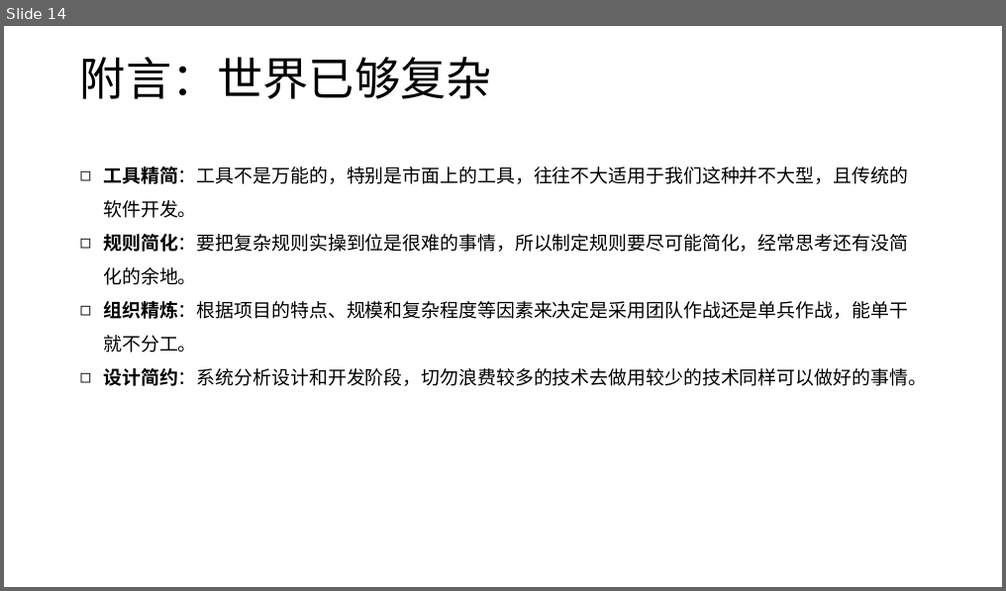
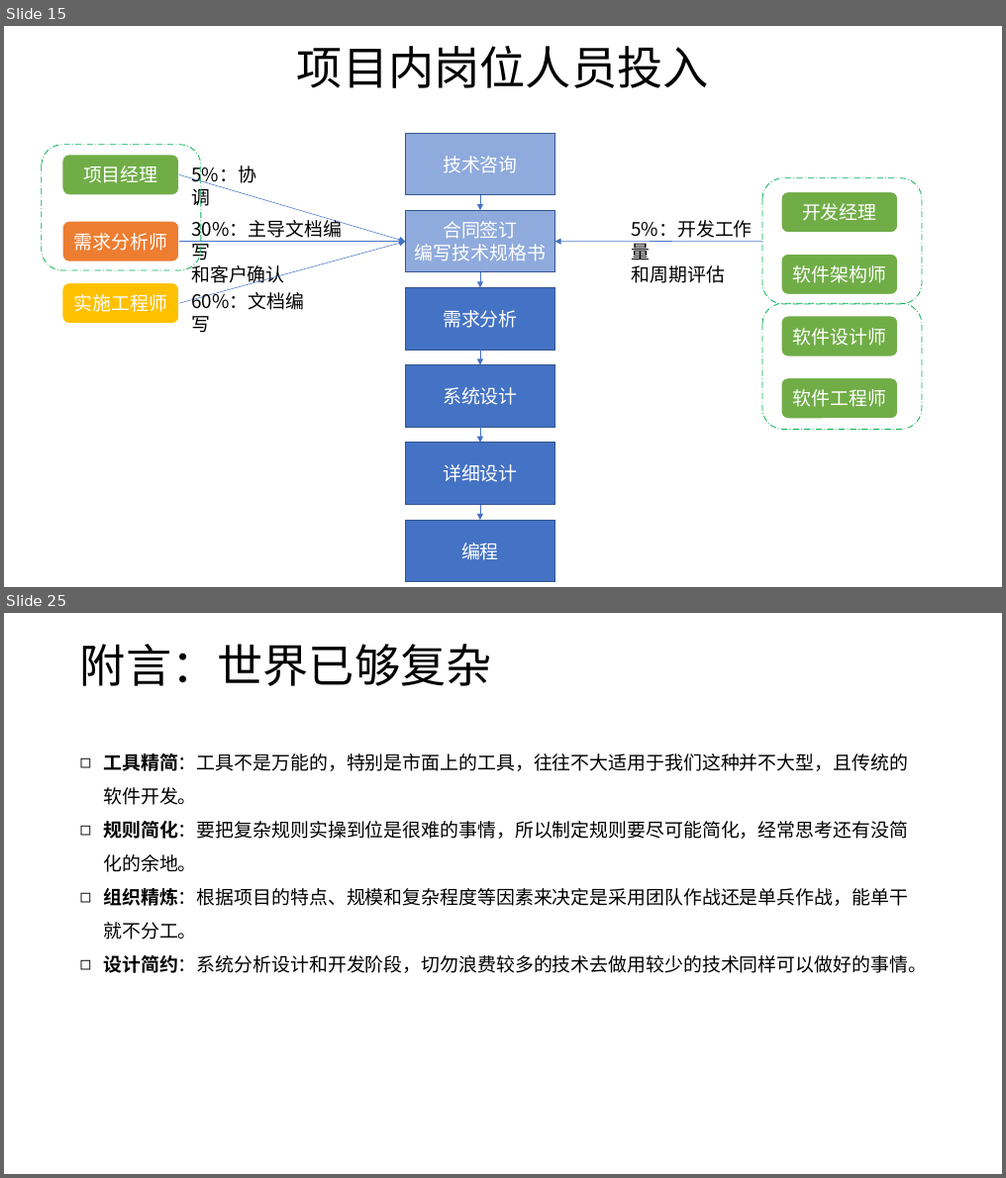
Before and after one commit to phenixiii/software-engineering-technology, a slide deck: ISO/作业指导书/00软件实现和服务提供作业指导书.pptx. Shown one above the other, each under a label of ours: slide 14 before the commit, slides 15 and 25 after it; the slides between them are not shown. The pictures are 1006x591 and 1006x1178 pixels, drawn with LibreOffice and Linux fonts; fonts in the diff are those of the drawing. Boxes give left, top, right and bottom in pixels: in the first picture for what was removed or moved away, otherwise in the second. Text is boxed around its words. In the diff, an @@ line names an element or a change of style, - is before the commit and + after.

```diff
--- a/ISO/作业指导书/00软件实现和服务提供作业指导书.pptx
+++ b/ISO/作业指导书/00软件实现和服务提供作业指导书.pptx
@@ slide 15 added at [4, 26, 1002, 587], background #FFFFFF @@
@@ title added at [297, 46, 709, 88], 44 pt, text #000000 @@
+项目内岗位人员投入
@@ rounded rectangle added at [42, 144, 201, 271], outline #00B050 0.75 pt dashed @@
@@ rectangle added at [405, 133, 555, 195], fill #8FAADC, outline #325491 1 pt, 18 pt, text #FFFFFF @@
+技术咨询
@@ rounded rectangle added at [62, 154, 179, 195], fill #70AD47, outline #FFFFFF 1.5 pt, 18 pt, text #FFFFFF @@
+项目经理
@@ text added at [191, 163, 256, 210], 18 pt, text #000000 @@
+5%：协调
@@ arrow added from (179, 174) to (405, 242), #4472C4 0.5 pt @@
@@ arrow added from (480, 195) to (480, 210), #4472C4 0.5 pt @@
@@ rounded rectangle added at [762, 178, 922, 304], outline #00B050 0.75 pt dashed @@
@@ rounded rectangle added at [781, 191, 898, 233], fill #70AD47, outline #FFFFFF 1.5 pt, 18 pt, text #FFFFFF @@
+开发经理
@@ rounded rectangle added at [62, 221, 179, 262], fill #ED7D31, outline #FFFFFF 1.5 pt, 18 pt, text #FFFFFF @@
+需求分析师
@@ text added at [191, 217, 342, 286], 18 pt, text #000000 @@
+30%：主导文档编写
+和客户确认
@@ rectangle added at [405, 210, 555, 273], fill #8FAADC, outline #325491 1 pt, 18 pt, text #FFFFFF @@
+合同签订
+编写技术规格书
@@ text added at [631, 220, 751, 283], 18 pt, text #000000 @@
+5%：开发工作量
+和周期评估
@@ arrow added from (179, 242) to (405, 242), #4472C4 0.5 pt @@
@@ arrow added from (179, 304) to (405, 242), #4472C4 0.5 pt @@
@@ arrow added from (762, 241) to (555, 242), #4472C4 0.5 pt @@
@@ rounded rectangle added at [781, 254, 898, 294], fill #70AD47, outline #FFFFFF 1.5 pt, 18 pt, text #FFFFFF @@
+软件架构师
@@ rounded rectangle added at [62, 282, 179, 324], fill #FFC000, outline #FFFFFF 1.5 pt, 18 pt, text #FFFFFF @@
+实施工程师
@@ text added at [191, 289, 304, 333], 18 pt, text #000000 @@
+60%：文档编写
@@ rectangle added at [405, 288, 555, 350], fill #4472C4, outline #325491 1 pt, 18 pt, text #FFFFFF @@
+需求分析
@@ arrow added from (480, 273) to (480, 288), #4472C4 0.5 pt @@
@@ rounded rectangle added at [762, 304, 922, 430], outline #00B050 0.75 pt dashed @@
@@ rounded rectangle added at [781, 316, 898, 357], fill #70AD47, outline #FFFFFF 1.5 pt, 18 pt, text #FFFFFF @@
+软件设计师
@@ arrow added from (480, 350) to (480, 366), #4472C4 0.5 pt @@
@@ rectangle added at [405, 366, 555, 427], fill #4472C4, outline #325491 1 pt, 18 pt, text #FFFFFF @@
+系统设计
@@ rounded rectangle added at [781, 377, 898, 419], fill #70AD47, outline #FFFFFF 1.5 pt, 18 pt, text #FFFFFF @@
+软件工程师
@@ arrow added from (480, 427) to (480, 443), #4472C4 0.5 pt @@
@@ rectangle added at [405, 443, 555, 505], fill #4472C4, outline #325491 1 pt, 18 pt, text #FFFFFF @@
+详细设计
@@ rectangle added at [405, 520, 555, 582], fill #4472C4, outline #325491 1 pt, 18 pt, text #FFFFFF @@
+编程
@@ arrow added from (480, 505) to (480, 520), #4472C4 0.5 pt @@
@@ what was slide 14 is now slide 25 @@
```
Also in this commit, not shown: 12 slides changed, 10 other slides added, 2 other files.
